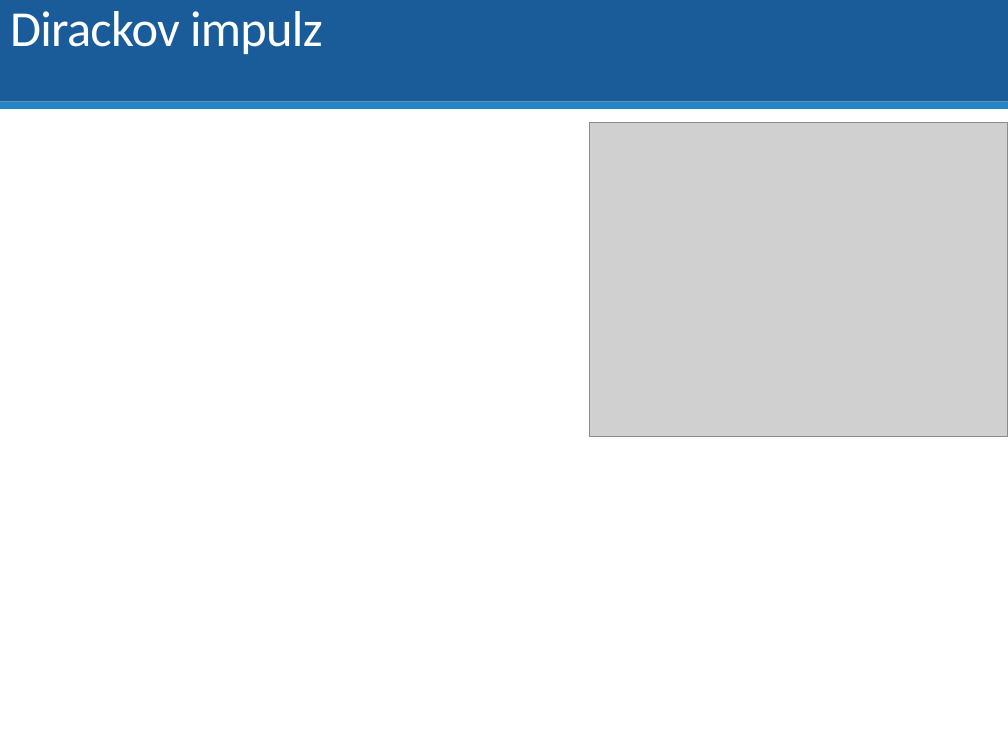
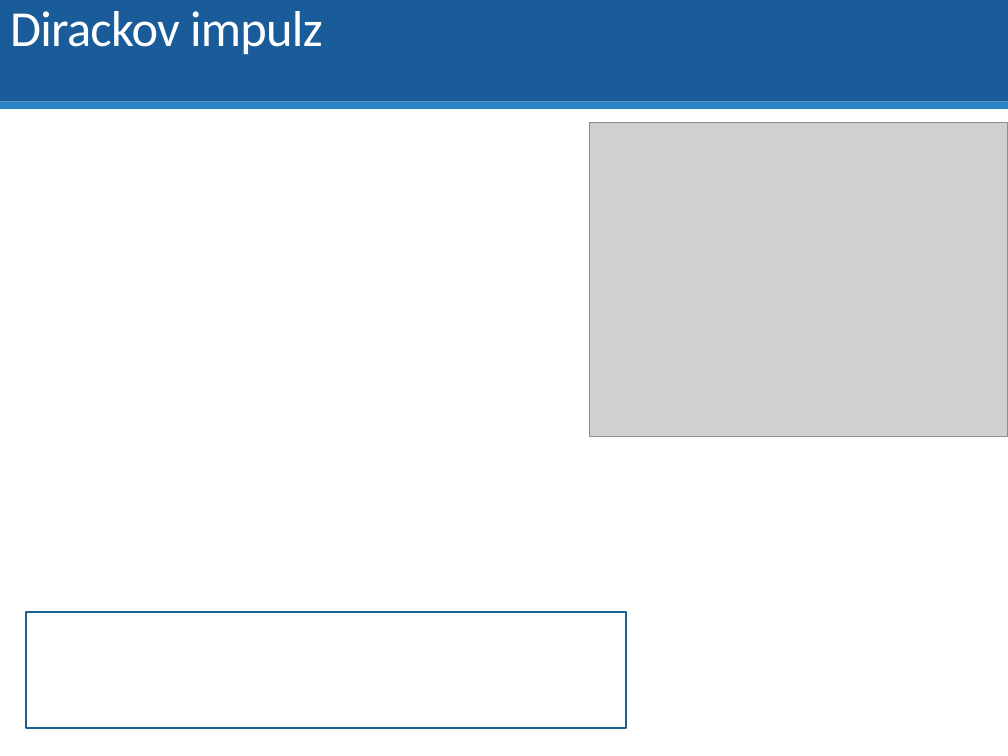
Before and after one commit to dodekm/TeamProjektKybernetika, a slide deck: slide 25 of Nove prednasky/P01_dynamika_dif_rovnice_LPT_prenosova_funkcia_modelovanie.pptx. Drawn at 1008x756 pixels with LibreOffice and Linux fonts; fonts in the diff are those of the drawing; grey boxes stand for pictures. Boxes give left, top, right and bottom in pixels: in the first picture for what was removed or moved away, otherwise in the second. Text is boxed around its words. In the diff, an @@ line names an element or a change of style, - is before the commit and + after.

```diff
--- a/Nove prednasky/P01_dynamika_dif_rovnice_LPT_prenosova_funkcia_modelovanie.pptx
+++ b/Nove prednasky/P01_dynamika_dif_rovnice_LPT_prenosova_funkcia_modelovanie.pptx
@@ rectangle added at [26,612,626,728], outline #1C6192 1.25 pt @@
```
Also in this commit, not shown: 4 other slides changed, 2 slides added.
